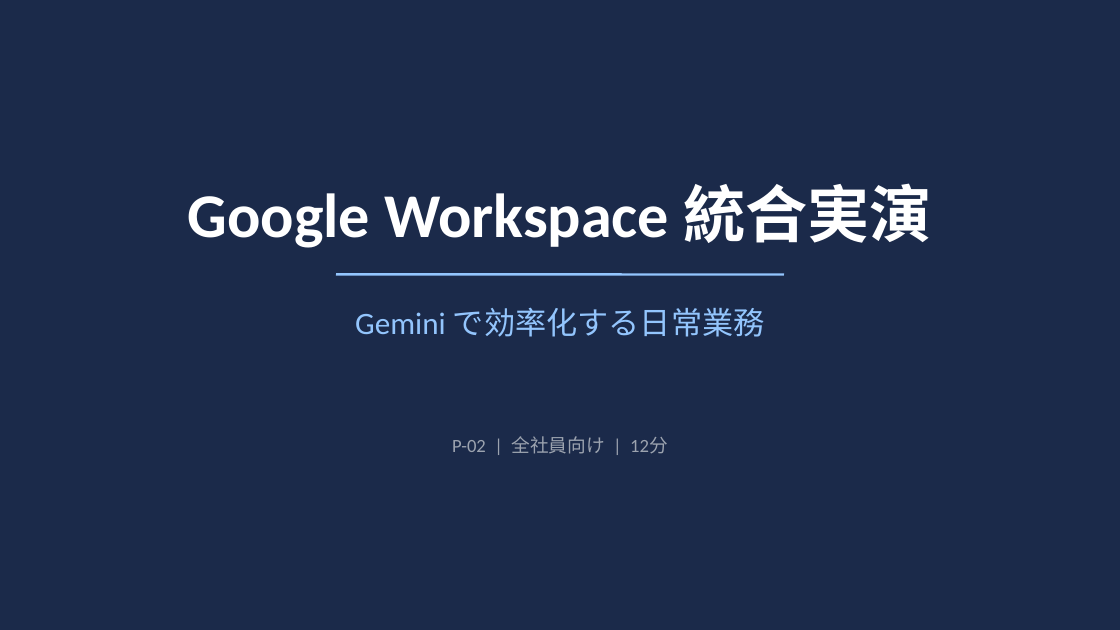
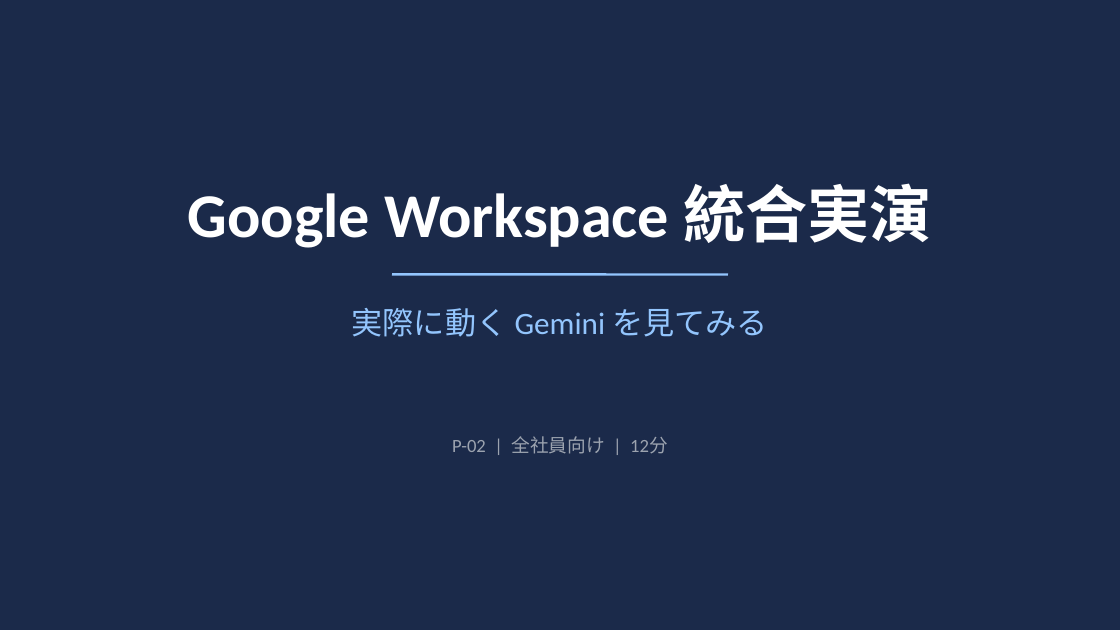
Before and after one commit to kurosaki-yuto/gorilla-knowledge, a slide deck: slide 1 of 黒崎/AI研修一覧/Gemini/P-02_Workspace_統合実演/スライド.pptx. Drawn at 1120x630 pixels with LibreOffice and Linux fonts; fonts in the diff are those of the drawing. Boxes give left, top, right and bottom in pixels: in the first picture for what was removed or moved away, otherwise in the second. Text is boxed around its words. In the diff, an @@ line names an element or a change of style, - is before the commit and + after.

```diff
--- a/黒崎/AI研修一覧/Gemini/P-02_Workspace_統合実演/スライド.pptx
+++ b/黒崎/AI研修一覧/Gemini/P-02_Workspace_統合実演/スライド.pptx
@@ line moved from (336, 274) - (784, 274) to (392, 274) - (728, 274) @@
@@ text at box(352, 308, 768, 337): text changed @@
-Gemini で効率化する日常業務
+実際に動く Gemini を見てみる
```
Also in this commit, not shown: 3 other slides changed, 8 slides added, 8 slides removed, 11 other files.
